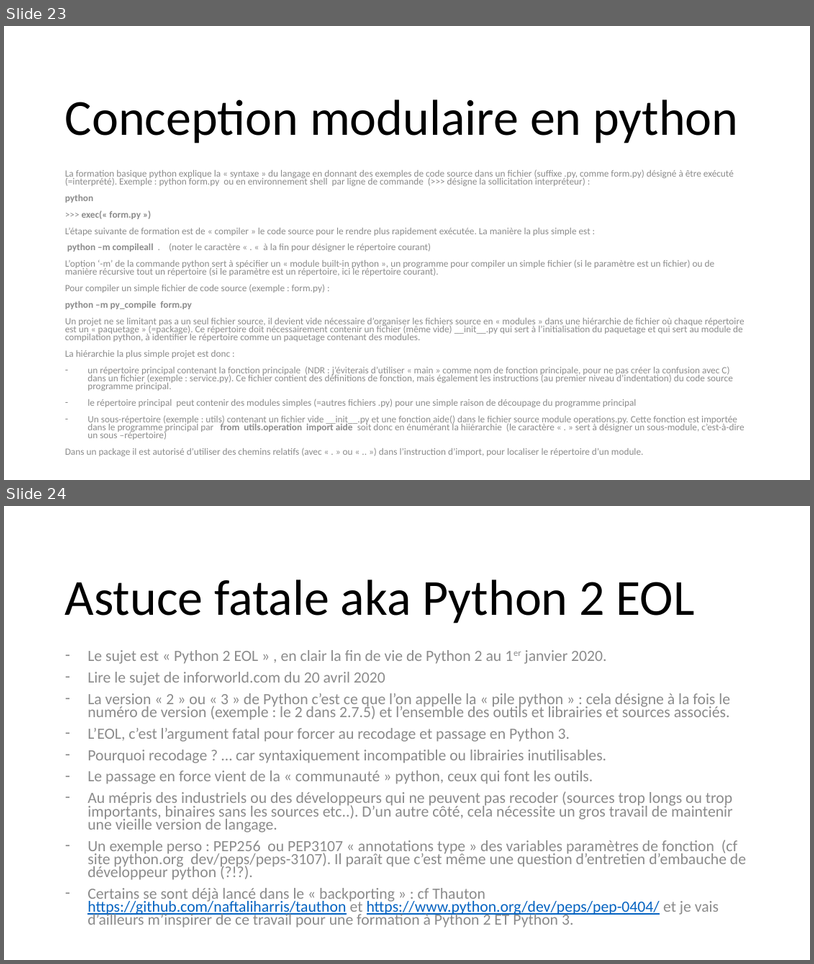
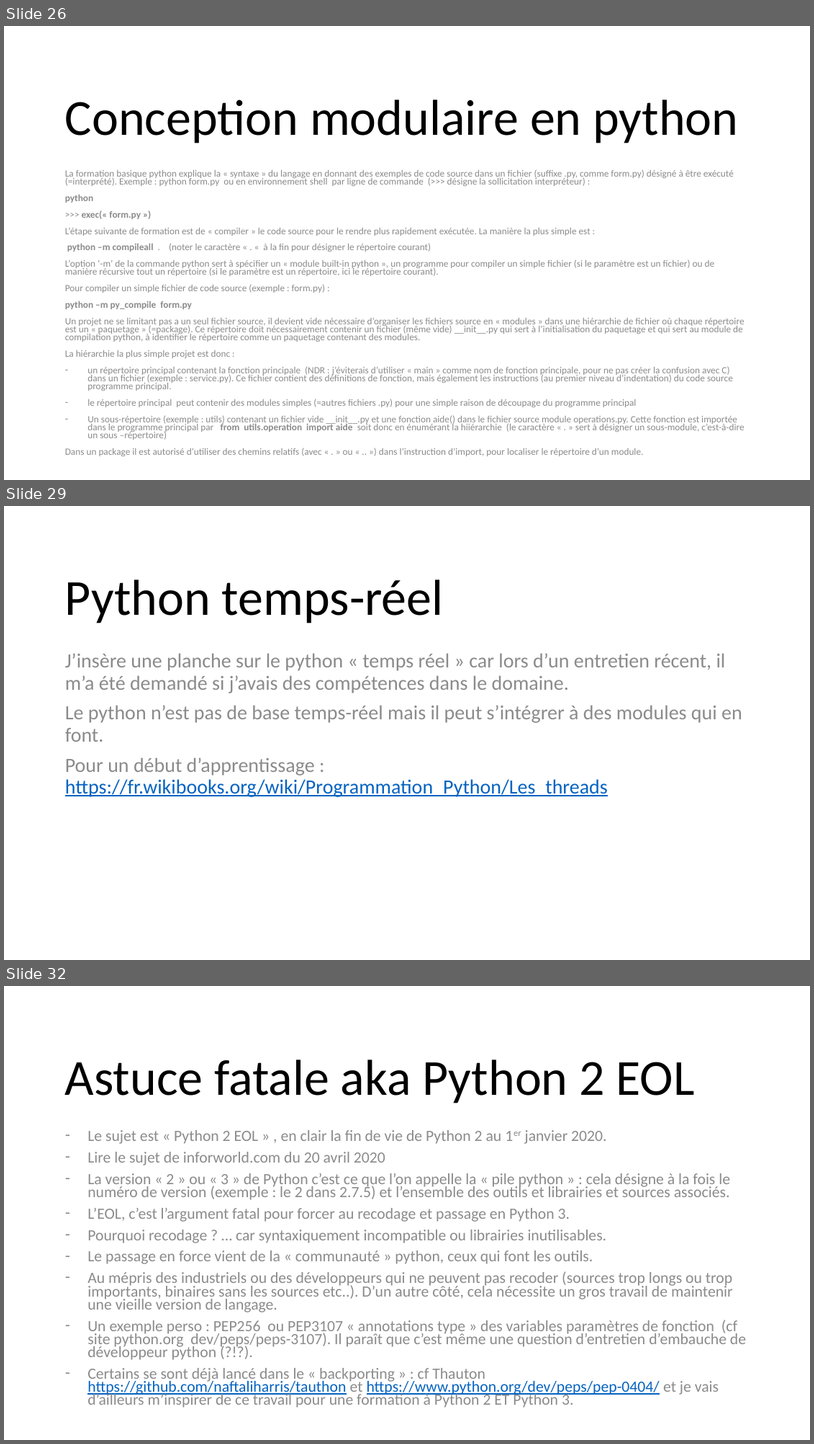
Before and after one commit to dominiquelaurain/fastecdsa, a slide deck: docs/Autoformation_Git.pptx. Shown one above the other, each under a label of ours: slides 23 and 24 before the commit, slides 26, 29 and 32 after it; the slides between them are not shown. The pictures are 814x964 and 814x1444 pixels, drawn with LibreOffice and Linux fonts; fonts in the diff are those of the drawing. Boxes give left, top, right and bottom in pixels: in the first picture for what was removed or moved away, otherwise in the second. Text is boxed around its words. In the diff, an @@ line names an element or a change of style, - is before the commit and + after.

```diff
--- a/docs/Autoformation_Git.pptx
+++ b/docs/Autoformation_Git.pptx
@@ slide 29 added at (4,506,810,960), background #FFFFFF @@
@@ title added at (65,579,444,623), 60 pt, text #000000 @@
+Python temps-réel
@@ text added at (65,653,743,797), 24 pt, text #8C8C8C @@
+J’insère une planche sur le python « temps réel » car lors d’un entretien récent, il m’a été demandé si j’avais des compétences dans le domaine.
+Le python n’est pas de base temps-réel mais il peut s’intégrer à des modules qui en font.
+Pour un début d’apprentissage : https://fr.wikibooks.org/wiki/Programmation_Python/Les_threads
@@ what was slide 23 is now slide 26 @@
@@ what was slide 24 is now slide 32 @@
```
Also in this commit, not shown: 2 slides changed, 20 other slides added.
